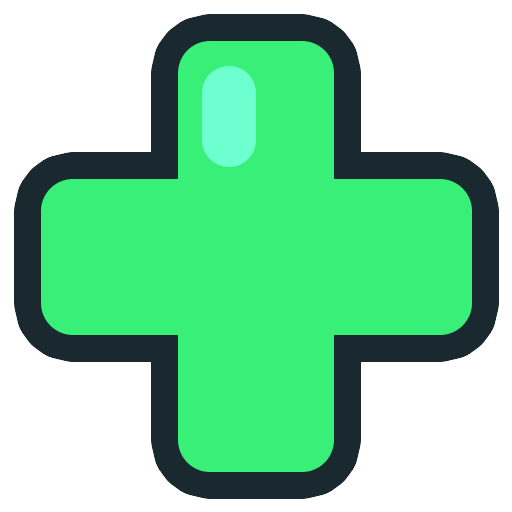
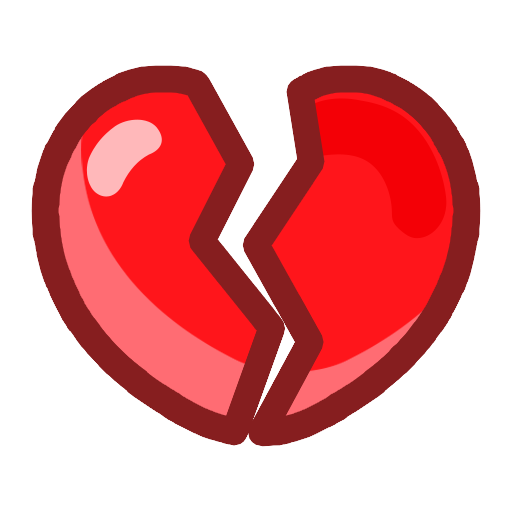
Layers edited between the first and the second 512×512 image:
hid group "Plus" (3 layers) over [41, 41, 472, 472]
added layer "Heart_Brake" above "Heart" over [45, 79, 467, 433]